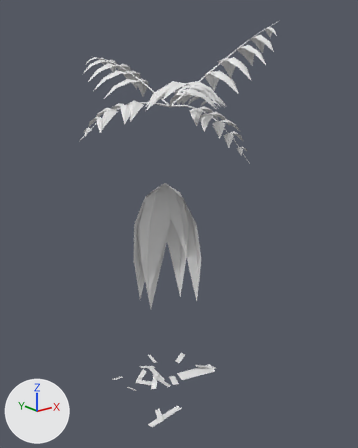
One commit to the OBJ model game/assets/models/plants/SM_Plant_PacayaPalmMature_Leaf.obj: the scene before it, then after it.
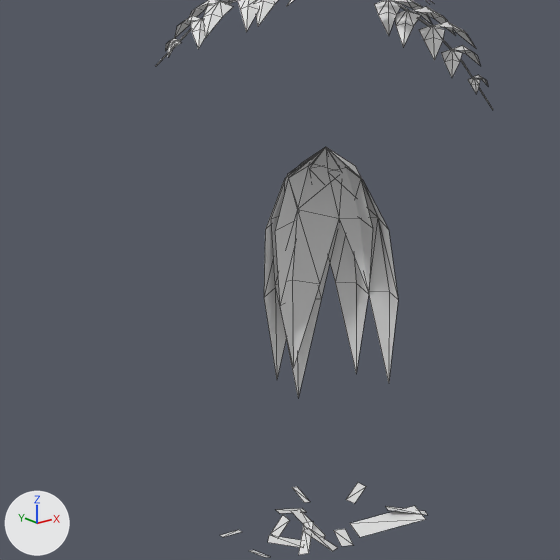
Each version is shown whole from a 50 mm camera at (-3.14, -4.17, 3.64) aimed at (0.16, -0.04, 1.99), then close up on the part from 0% to 79% of the width and 24% to 88% of the height. The axes (+X, +Y, +Z) are drawn at lower left. The lights are the same throughout. The first two pictures are the older version. The close-ups show mesh edges as thin lines. Where no turn or scale is listed for an object, it has been applied to the vertices. Vertices at exactly the same position are counted once.

The older version as bpy lines, for what is in view:
```python
me_sm_plant_pacayapalmmature_leaf = bpy.data.meshes.new('SM_Plant_PacayaPalmMature_Leaf')
me_sm_plant_pacayapalmmature_leaf.from_pydata(...)  # 709 vertices, 836 faces; spans x -0.83..1.07, y -0.98..1.01, z -0.01..4.1
ob_sm_plant_pacayapalmmature_leaf = bpy.data.objects.new('SM_Plant_PacayaPalmMature_Leaf', me_sm_plant_pacayapalmmature_leaf)
ob_sm_plant_pacayapalmmature_leaf.location = (0.0, 0.0, 0.0)
```
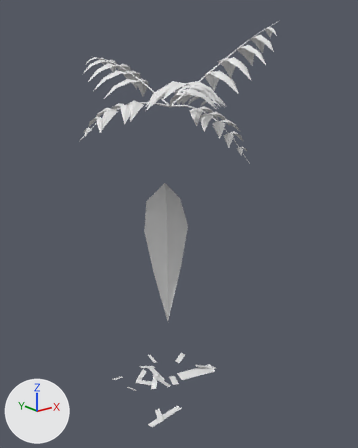
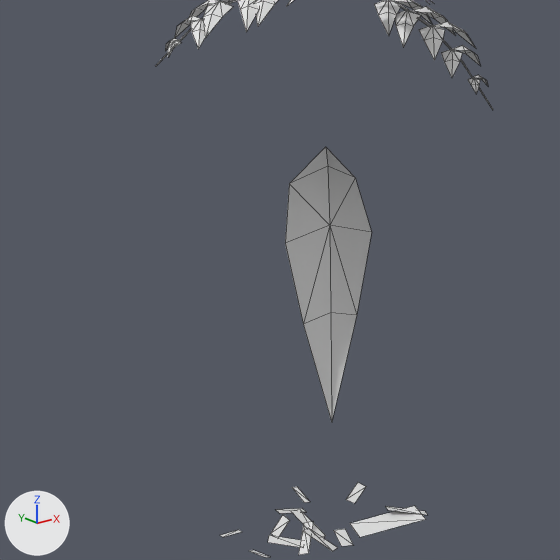
Where the change shows, as pixel boxes [x1, y1, x2, y2] in the close-ups (560 x 560 px):
```json
{"part": 1, "of": "me_sm_plant_pacayapalmmature_leaf", "change": "cut back", "before": [264, 147, 398, 397], "after": [285, 147, 372, 422]}
```

Scene script edits in JSON lines:
```json
{"block": "me_sm_plant_pacayapalmmature_leaf", "where": "# used by ob_sm_plant_pacayapalmmature_leaf; location = (0.0, 0.0, 0.0)"}
{"op": "remove", "block": "me_sm_plant_pacayapalmmature_leaf", "code": "me_sm_plant_pacayapalmmature_leaf.from_pydata(...)  # 709 vertices, 836 faces; spans x -0.83..1.07, y -0.98..1.01, z -0.01..4.1"}
{"op": "add", "block": "me_sm_plant_pacayapalmmature_leaf", "code": "me_sm_plant_pacayapalmmature_leaf.from_pydata(...)  # 669 vertices, 788 faces; spans x -0.83..1.07, y -0.98..1.01, z -0.01..4.1"}
{"block": "me_sm_plant_pacayapalmmature_leaf", "change": "me_sm_plant_pacayapalmmature_leaf part 1"}
{"block": "me_sm_plant_pacayapalmmature_leaf", "change": "40 vertices are removed from x -0.2..0.37, y -0.1..0.53, z 0.74..2.35"}
{"block": "me_sm_plant_pacayapalmmature_leaf", "change": "48 faces are deleted"}
{"block": "me_sm_plant_pacayapalmmature_leaf", "change": "10 vertices move from x 0.11..0.42, y -0.23..0.17, z 0.96..2.35 to x -0.07..0.47, y 0.04..0.45, z 0.5..2.31"}
```
